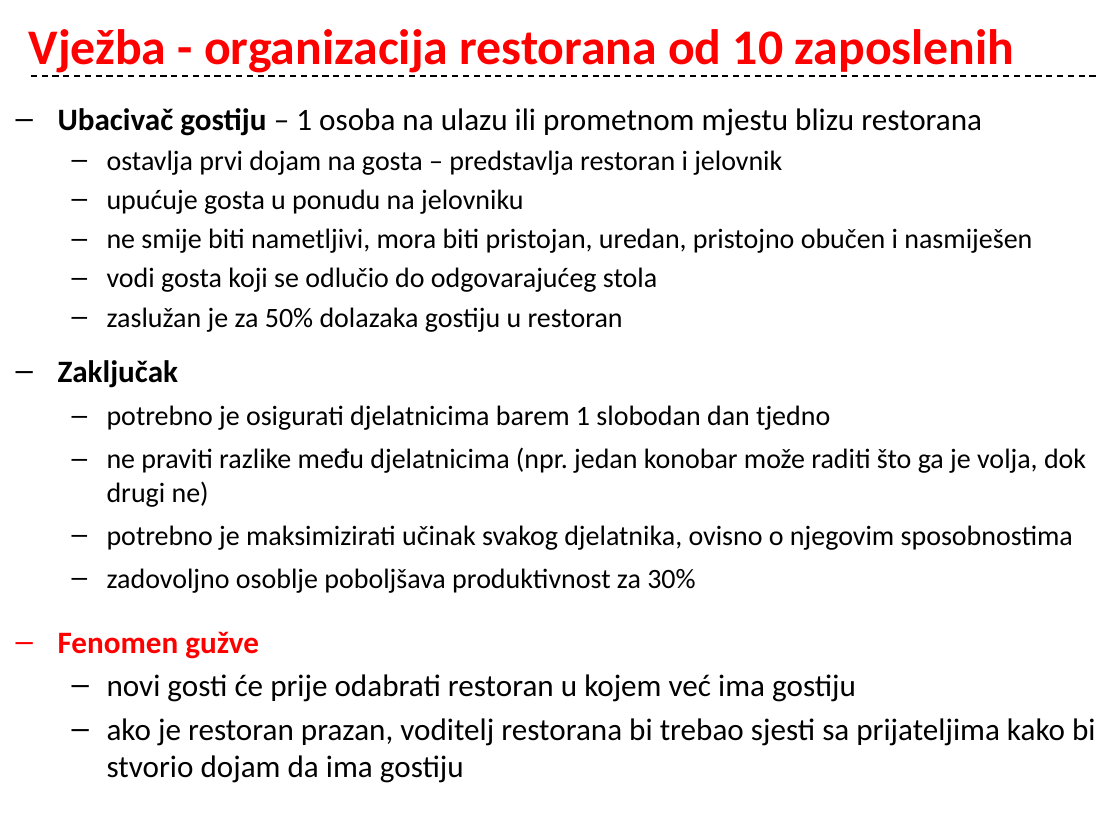
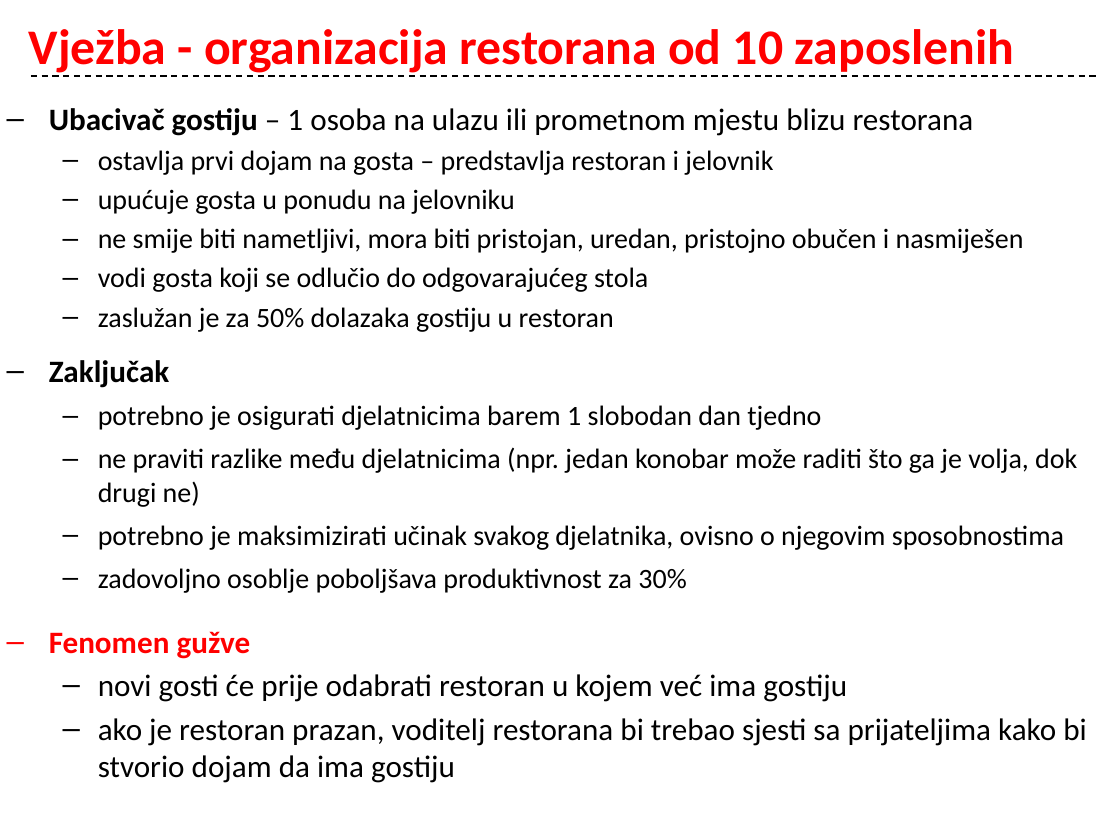
Before and after one commit to cornx/print, a slide deck: slide 11 of data/organizacija/001_Organizacija_uvod.pptx. Drawn at 1120x840 pixels with LibreOffice and Linux fonts; fonts in the diff are those of the drawing. Boxes give left, top, right and bottom in pixels: in the first picture for what was removed or moved away, otherwise in the second. Text is boxed around its words. In the diff, an @@ line names an element or a change of style, - is before the commit and + after.

```diff
--- a/data/organizacija/001_Organizacija_uvod.pptx
+++ b/data/organizacija/001_Organizacija_uvod.pptx
@@ text "Ubacivač gostiju – 1 osoba ...": place and size @@
-text "Ubacivač gostiju – 1 osoba ..." at <box>58,108,1095,783</box>
+text "Ubacivač gostiju – 1 osoba ..." at <box>49,108,1086,783</box>
```
Also in this commit, not shown: 4 other slides changed.
